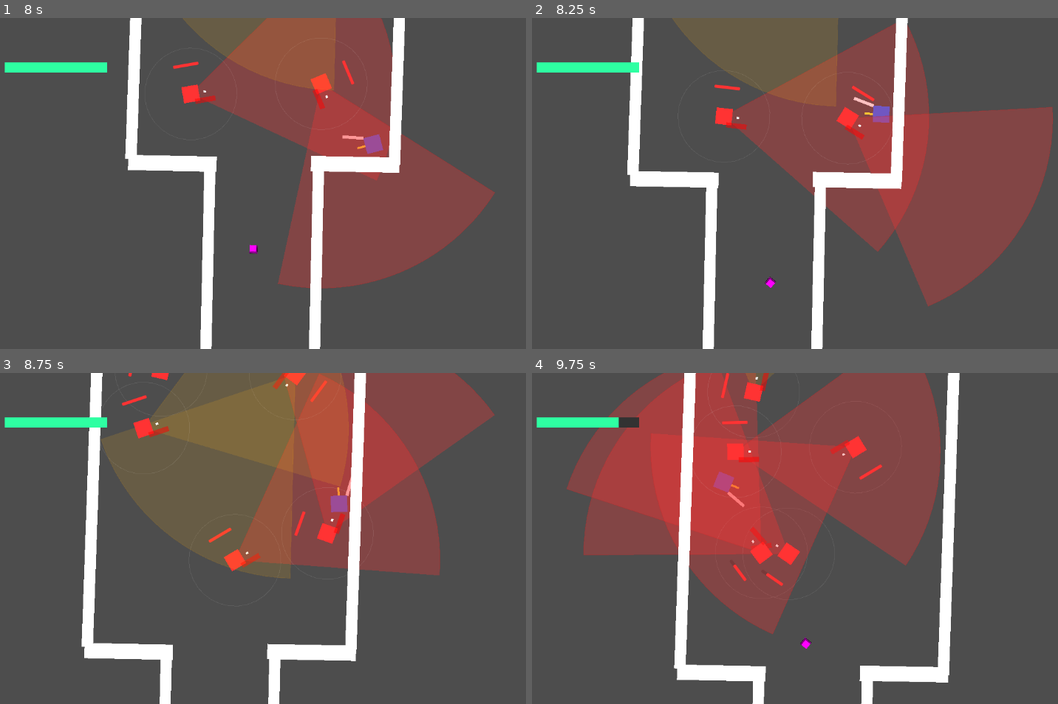
Above: before the commit, frames 1-4 (two rows, left to right).
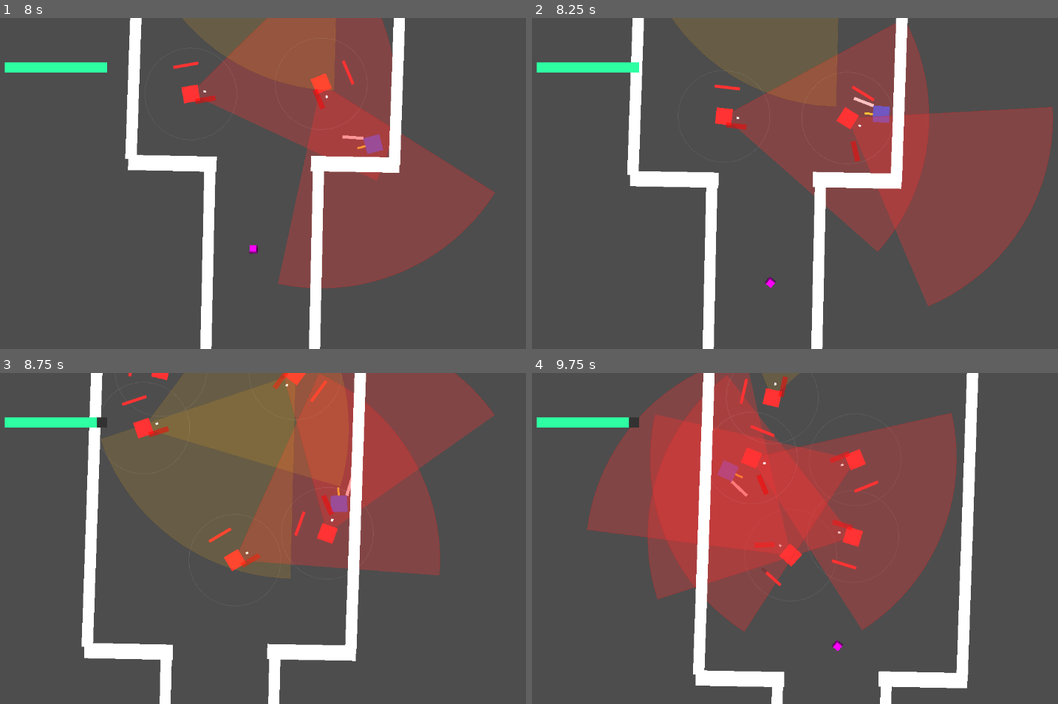
Above: after the commit, the same moments.

Repository: chimoochi/flash-fire
Game: Godot game, scene res://workspace.tscn
Two runs of this game, one before a commit and one after it. Both use one fixed random seed, a clock stepped at 60 frames per second and the inputs below.
Inputs (mouse positions are in pixels of both pictures, inside the frame that each line leads up to):
- Up to frame 1 (8 s): tap Enter at 0.5 s; move the mouse to (410, 166) at 0.52 s; hold D (MoveRight) 0.53-1.28 s; tap Shift (Dash) every 1.5 s from 0.6 to 6.6 s; move the mouse to (163, 200) at 1.27 s; hold S (MoveDown) 1.28-2.03 s; tap Space (shoot) every 1.5 s from 1.35 to 7.35 s; move the mouse to (336, 110) at 2.02 s; hold D (MoveRight) 2.03-2.78 s; move the mouse to (247, 249) at 2.77 s; hold W (MoveUp) 2.78-3.53 s; move the mouse to (457, 233) at 3.52 s; hold A (MoveLeft) 3.53-5.03 s; move the mouse to (99, 133) at 4.27 s; move the mouse to (310, 183) at 5.02 s; hold S (MoveDown) 5.03-5.78 s; move the mouse to (189, 100) at 5.77 s; hold D (MoveRight) 5.78-6.53 s; move the mouse to (410, 166) at 6.52 s; hold W (MoveUp) 6.53-7.28 s; move the mouse to (163, 200) at 7.27 s; hold D (MoveRight) from 7.28 s (still down)
- Up to frame 2 (8.25 s): move the mouse to (868, 110) at 8.02 s; release D (MoveRight) at 8.03 s; hold S (MoveDown) from 8.03 s (still down); tap Shift (Dash) at 8.1 s
- Up to frame 3 (8.75 s): keep holding S (MoveDown)
- Up to frame 4 (9.75 s): move the mouse to (779, 604) at 8.77 s; release S (MoveDown) at 8.78 s; hold A (MoveLeft) 8.78-9.53 s; tap Space (shoot) at 8.85 s; move the mouse to (989, 588) at 9.52 s; hold W (MoveUp) from 9.53 s (still down); tap Shift (Dash) at 9.6 s

Frame 1 is identical in both runs. In frame 2, 0.1% of the frame differs, in the area x 59-64%, y 32-44%; in frame 3, 0.3%; in frame 4, 34%, in the area x 6-85%, y 0-100%.

Commit message:
enemies attack ahead of time

Diff:
--- a/GodotGame/enemy/enemy bad.gd
+++ b/GodotGame/enemy/enemy bad.gd
@@ -148,8 +148,9 @@
 	var drive = Vector2.ZERO
 	if dist_to_target > STOPPING_DISTANCE:
 		drive = dir_to_target * move_speed
-	else:
+
 		# TODO: attack range should overlap with stopping distance
+	if dist_to_target <100:
 		swing_melee.swing(self, ENEMY_MELEE_DAMAGE, ENEMY_MELEE_KNOCKBACK, ENEMY_MELEE_DURATION)
 
 	_apply_movement(drive)
